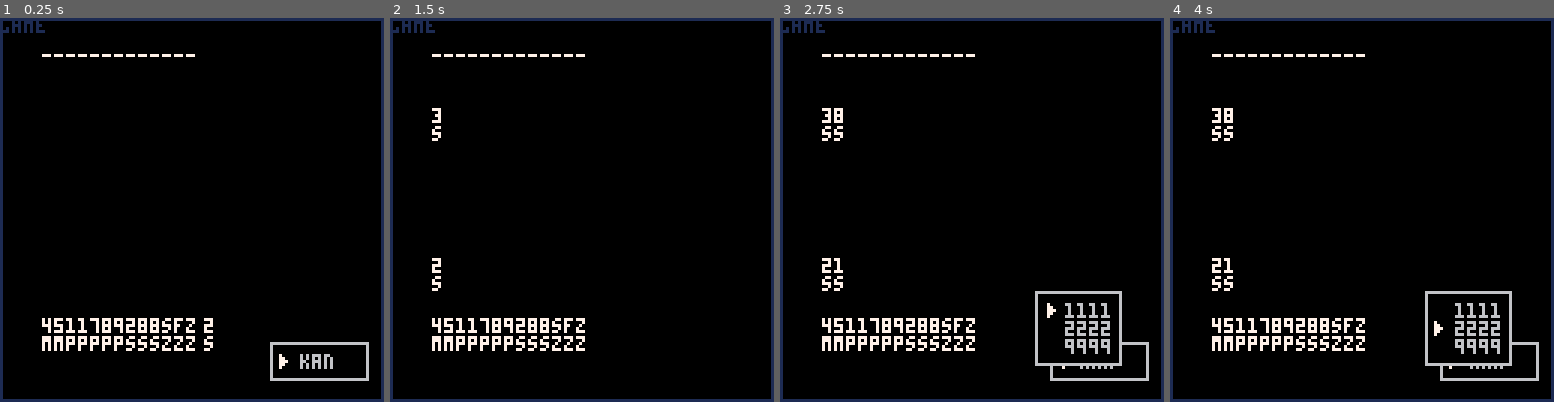
Above: before the commit, frames 1-4 (left to right).
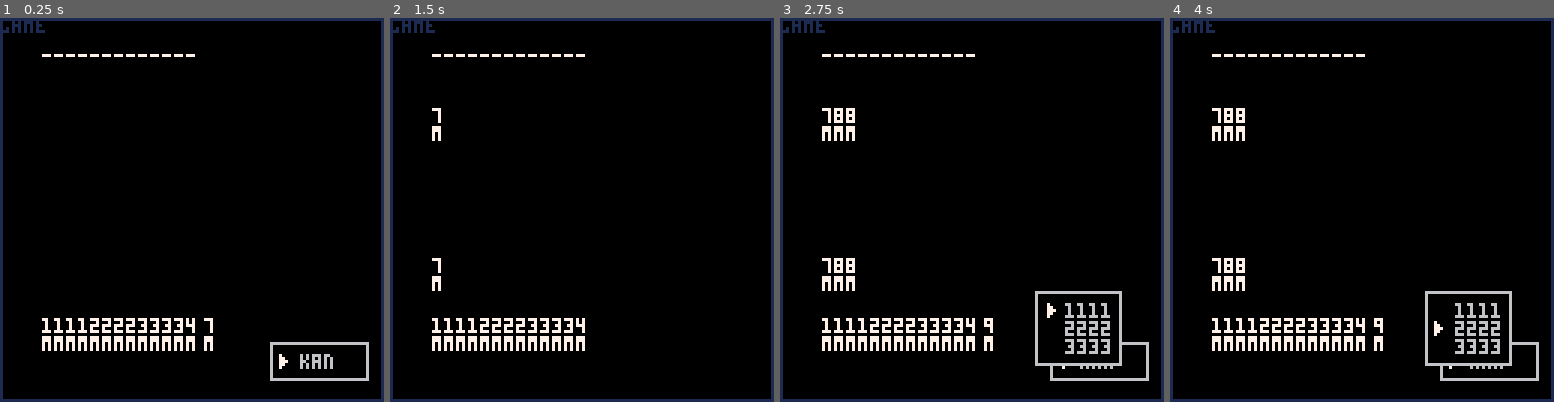
Above: after the commit, the same moments.

Repository: lychees/pico8-workshop
Game: PICO-8 cartridge mahjong.p8
The game is run twice, just before and just after one commit, with the same random seed, the same clock (stepped at 60 frames per second) and the same inputs.
Inputs:
- Up to frame 1 (0.25 s): no input
- Up to frame 2 (1.5 s): tap X (X key) at 0.33, 1.07 s; tap O (Z key) at 0.7 s
- Up to frame 3 (2.75 s): hold Right 1.6-2.1 s; tap O (Z key) at 1.7, 2.1, 2.5 s; tap X (X key) at 1.85 s; hold Up 2.15-2.42 s; hold Right from 2.47 s (still down)
- Up to frame 4 (4 s): tap O (Z key) at 2.9, 3.3, 3.7 s; tap X (X key) at 2.97 s; release Right at 3.03 s; hold Left 3.08-3.58 s; hold Down 3.63-3.97 s

The runs differ from the first frame. In frame 1, 0.8% of the frame differs, in the area x 10-56%, y 78-87%; in frame 2, 0.9%; in frame 3, 1.6%, in the area x 10-86%, y 23-88%; in frame 4, 1.6%.

Commit message:
Add custom hill，支持自定义牌山

Diff:
--- a/mahjong.p8
+++ b/mahjong.p8
@@ -23,19 +23,34 @@
     end
   end
   game_scene.root.update = function(self)
-    local hill = {}
+    local hill = {1,1,1,1,2,2,2,2,3,3,3,3,4,4,4,4,5,5}
     local o = 0
-    for i=1,34 do
-      for j=1,4 do
-        add(hill, i)
-      end
-    end
-    random_shuffle(hill)
     local p1 = player:new()
     local p2 = player:new()
-    hill.i = 1
-    p1:init(hill)
-    p2:init(hill)
+
+    hill.init = function(self)
+      local c = {}
+      for i=1,34 do
+        c[i] = 4
+      end
+      for h in all(self) do
+        c[h] -= 1
+      end
+      local r = {}
+      for i,v in pairs(c) do
+        for _=1,v do
+          add(self,i)
+        end
+      end
+      random_shuffle(r)
+      for i in all(r) do
+        add(self,i)
+      end
+      self.i = 1
+      p1:init(self)
+      p2:init(self)
+    end
+    hill:init()
 
     p1.river.draw = function(self)
       for i=1,#self do
@@ -249,9 +264,7 @@
         add(p1.options, {text="tsumo", cmd=p1.tsumo, param=p1.hand[#p1.hand]})
       end
       local kantsus = find_kantsu(p1.count)
-      --if #kantsus > 0 then
-      if true then
-        kantsus = {1,2,9}
+      if #kantsus > 0 then
         add(p1.options, {text="kan", cmd=p1.ankan, param=kantsus})
       end
       --[[ richii?
